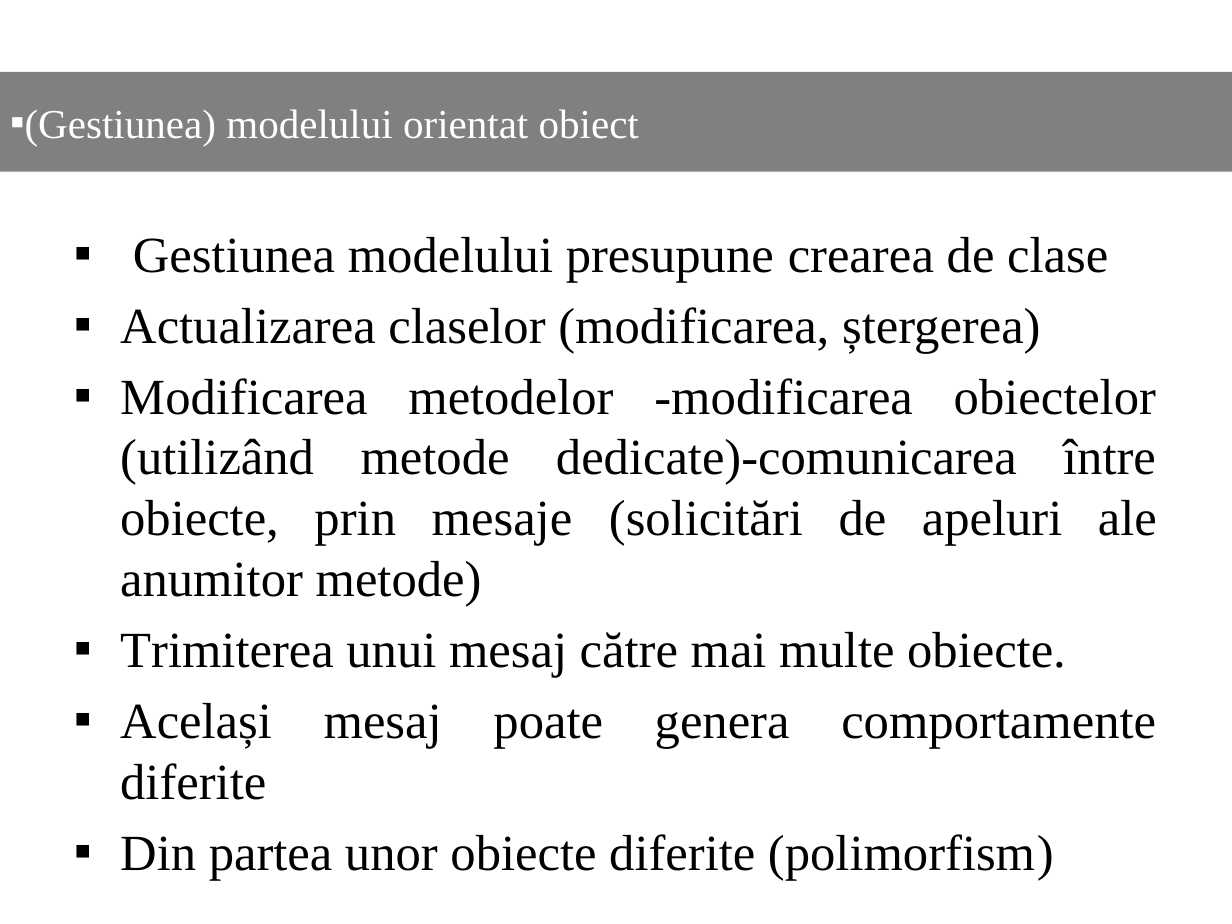
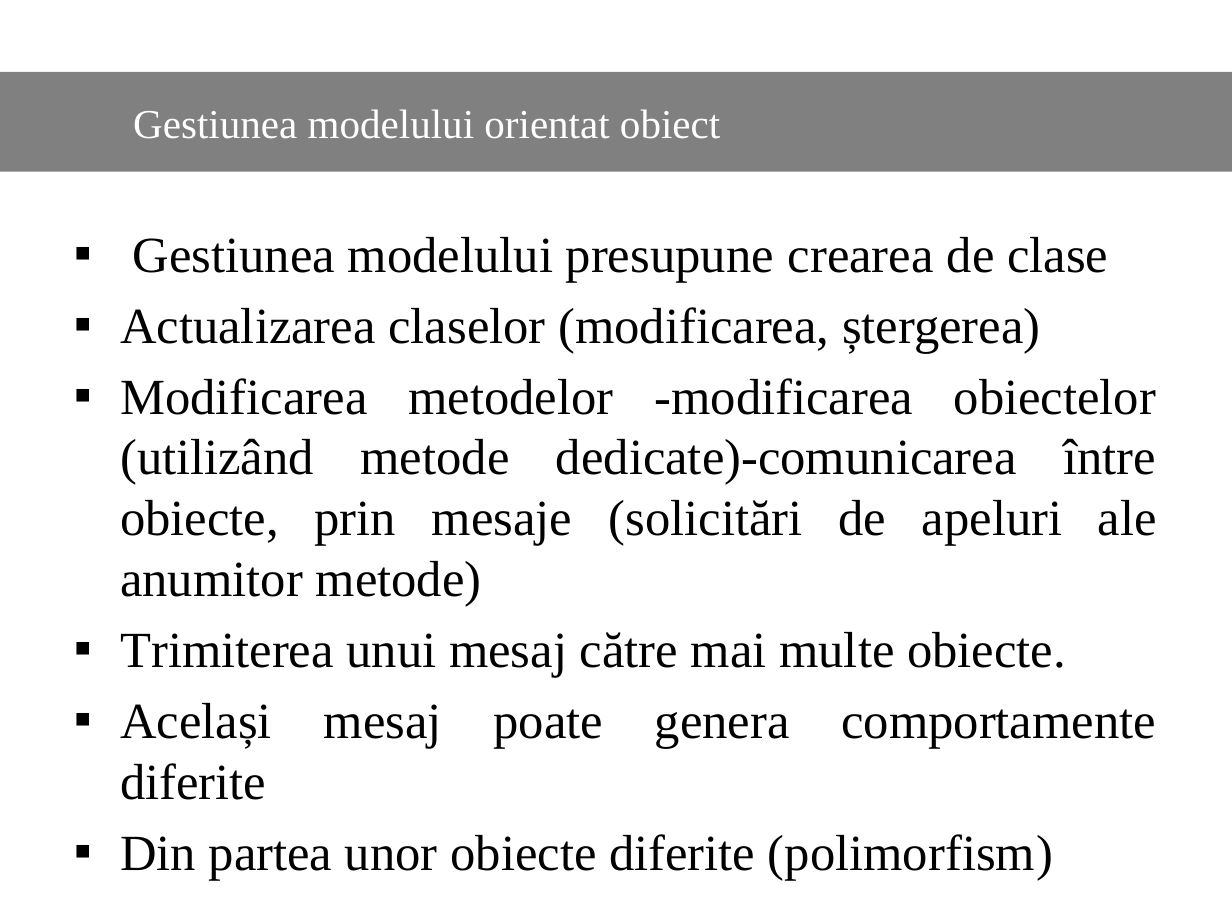
Before and after one commit to Dani25/BDOO, a slide deck: slide 27 of bdoo.pptx. Drawn at 1232x924 pixels with LibreOffice and Linux fonts; fonts in the diff are those of the drawing. Boxes give left, top, right and bottom in pixels: in the first picture for what was removed or moved away, otherwise in the second. Text is boxed around its words. In the diff, an @@ line names an element or a change of style, - is before the commit and + after.

```diff
--- a/bdoo.pptx
+++ b/bdoo.pptx
@@ text in rectangle at (x1=133, y1=109, x2=720, y2=139): text changed @@
-▪ (Gestiunea) modelului orientat obiect
+Gestiunea modelului orientat obiect
```
Also in this commit, not shown: 18 other slides changed.
